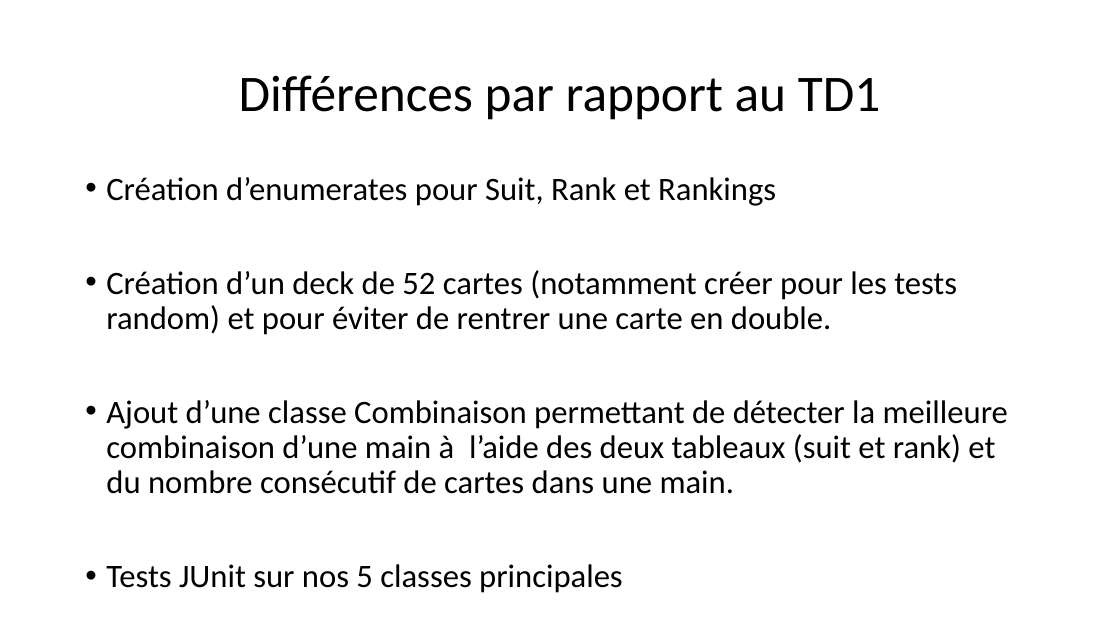
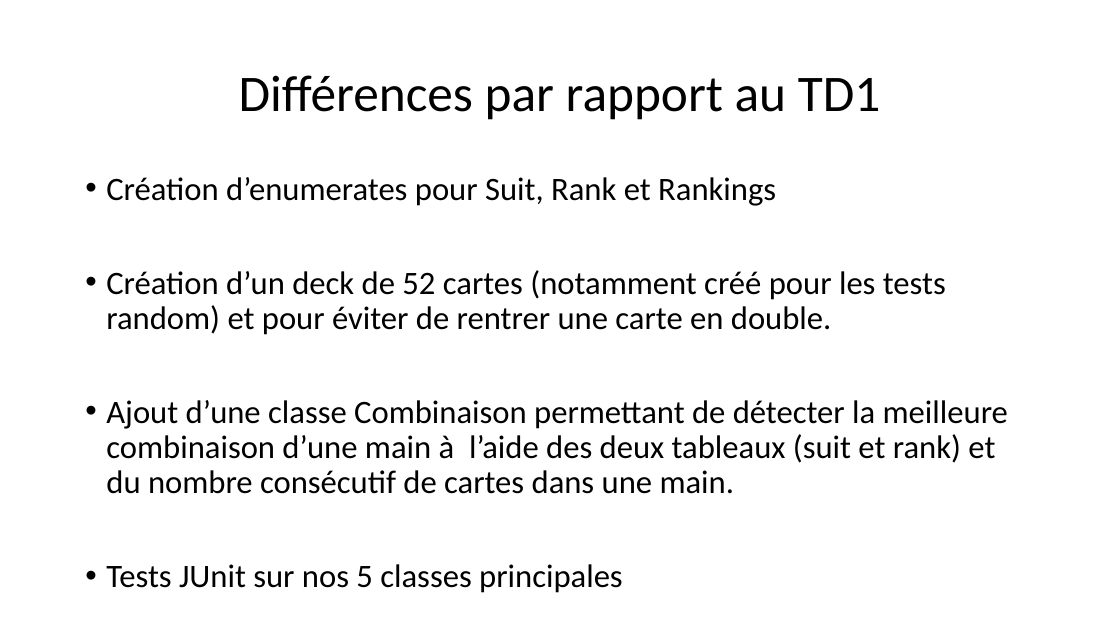
Before and after one commit to Supervinh/PNS-pokerhand-comparator-21-22, a slide deck: slide 2 of Poker_-_equipe_GD5.pptx. Drawn at 1120x630 pixels with LibreOffice and Linux fonts; fonts in the diff are those of the drawing. Boxes give left, top, right and bottom in pixels: in the first picture for what was removed or moved away, otherwise in the second. Text is boxed around its words. In the diff, an @@ line names an element or a change of style, - is before the commit and + after.

```diff
--- a/Poker_-_equipe_GD5.pptx
+++ b/Poker_-_equipe_GD5.pptx
@@ text at box(106, 270, 946, 335): text changed @@
-• Création d’un deck de 52 cartes (notamment créer pour les tests random) et pour éviter de rentrer une carte en double.
+• Création d’un deck de 52 cartes (notamment créé pour les tests random) et pour éviter de rentrer une carte en double.
```
Also in this commit, not shown: 1 other slide changed.
